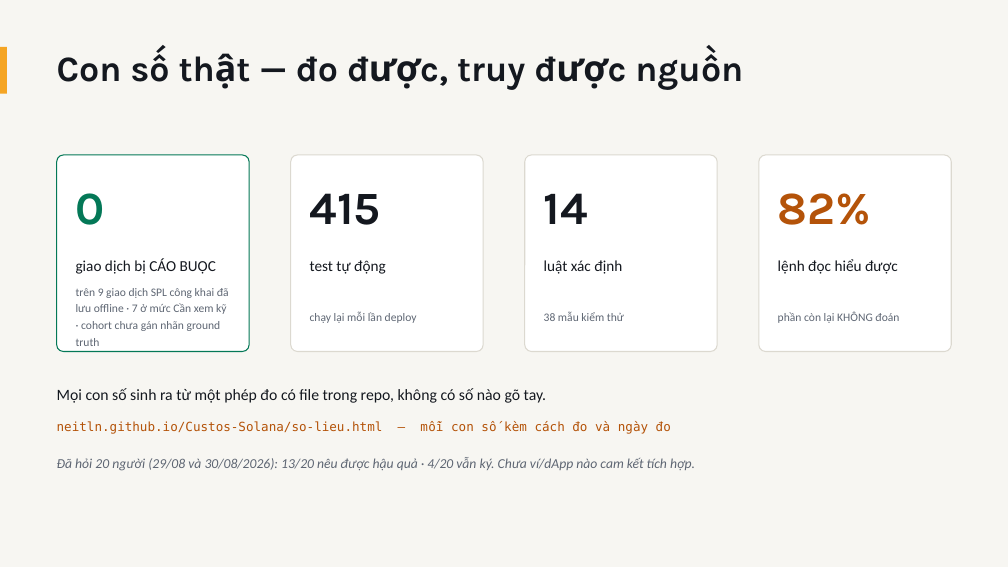
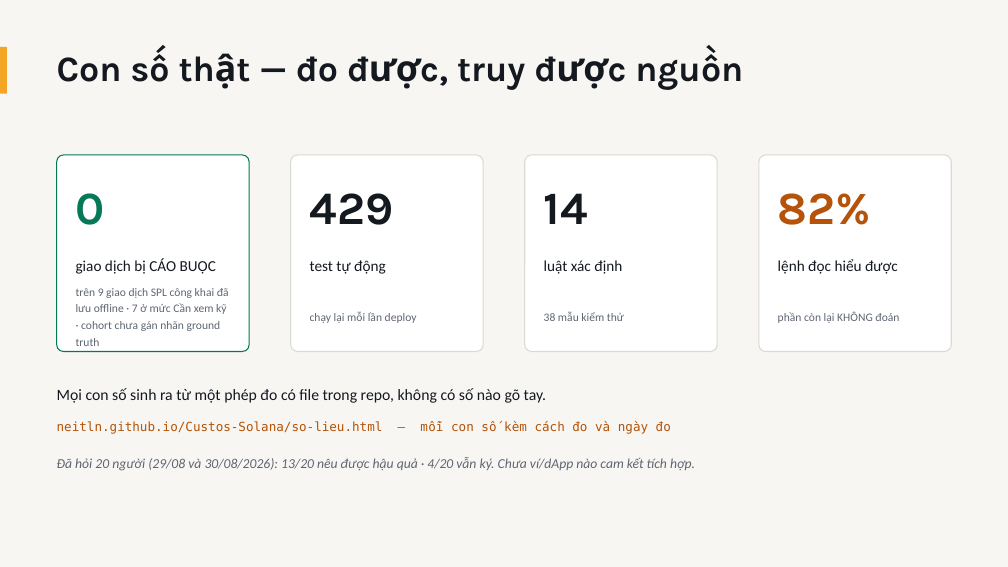
Before and after one commit to NeitLN/Custos-Solana, a slide deck: slide 9 of docs/nop-bai/CUSTOS-PITCH.pptx. Drawn at 1008x567 pixels with LibreOffice and Linux fonts; fonts in the diff are those of the drawing. Boxes give left, top, right and bottom in pixels: in the first picture for what was removed or moved away, otherwise in the second. Text is boxed around its words. In the diff, an @@ line names an element or a change of style, - is before the commit and + after.

```diff
--- a/docs/nop-bai/CUSTOS-PITCH.pptx
+++ b/docs/nop-bai/CUSTOS-PITCH.pptx
@@ text at [310, 193, 394, 225]: text changed @@
-415
+429
```
Also in this commit, not shown: 10 other files.
